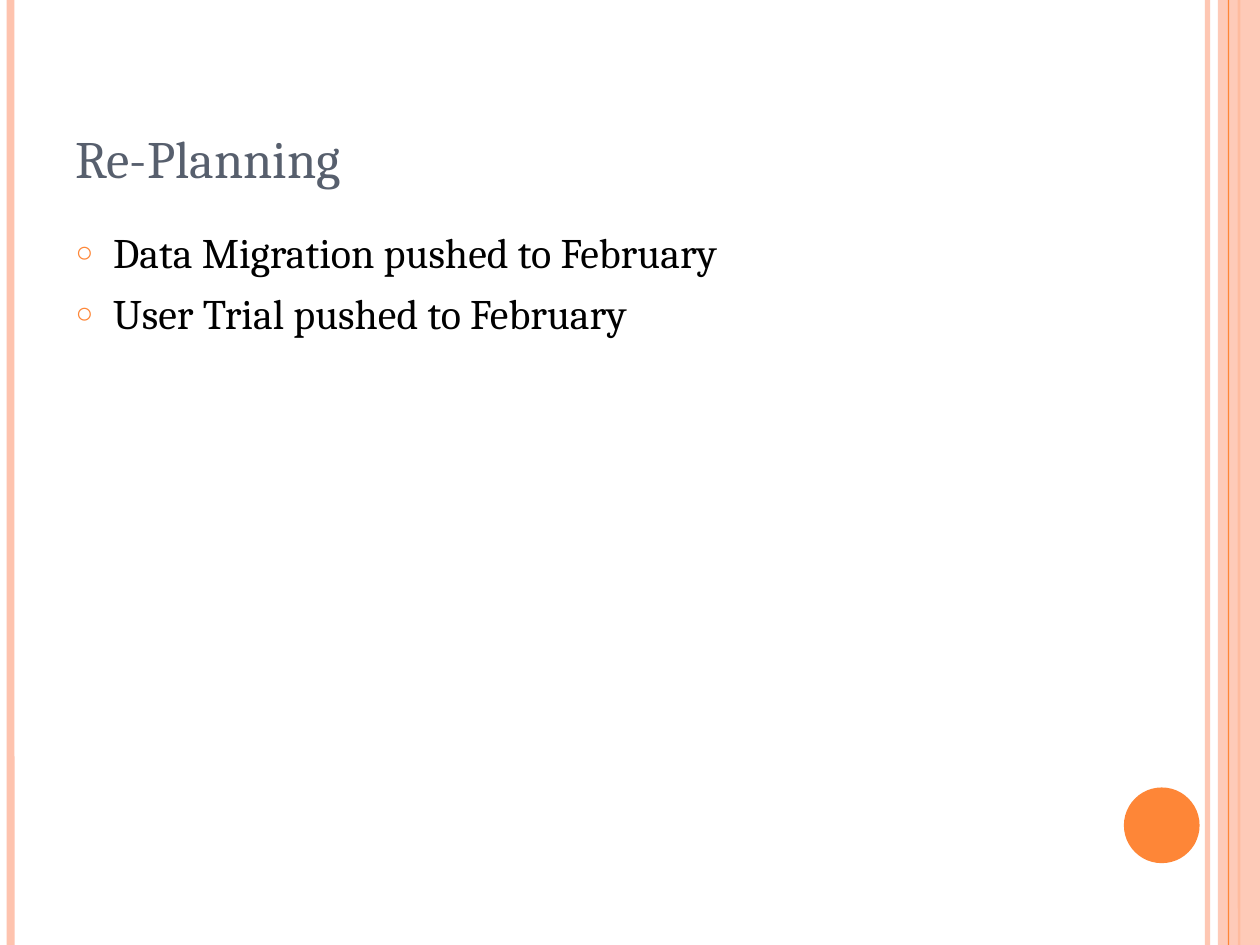
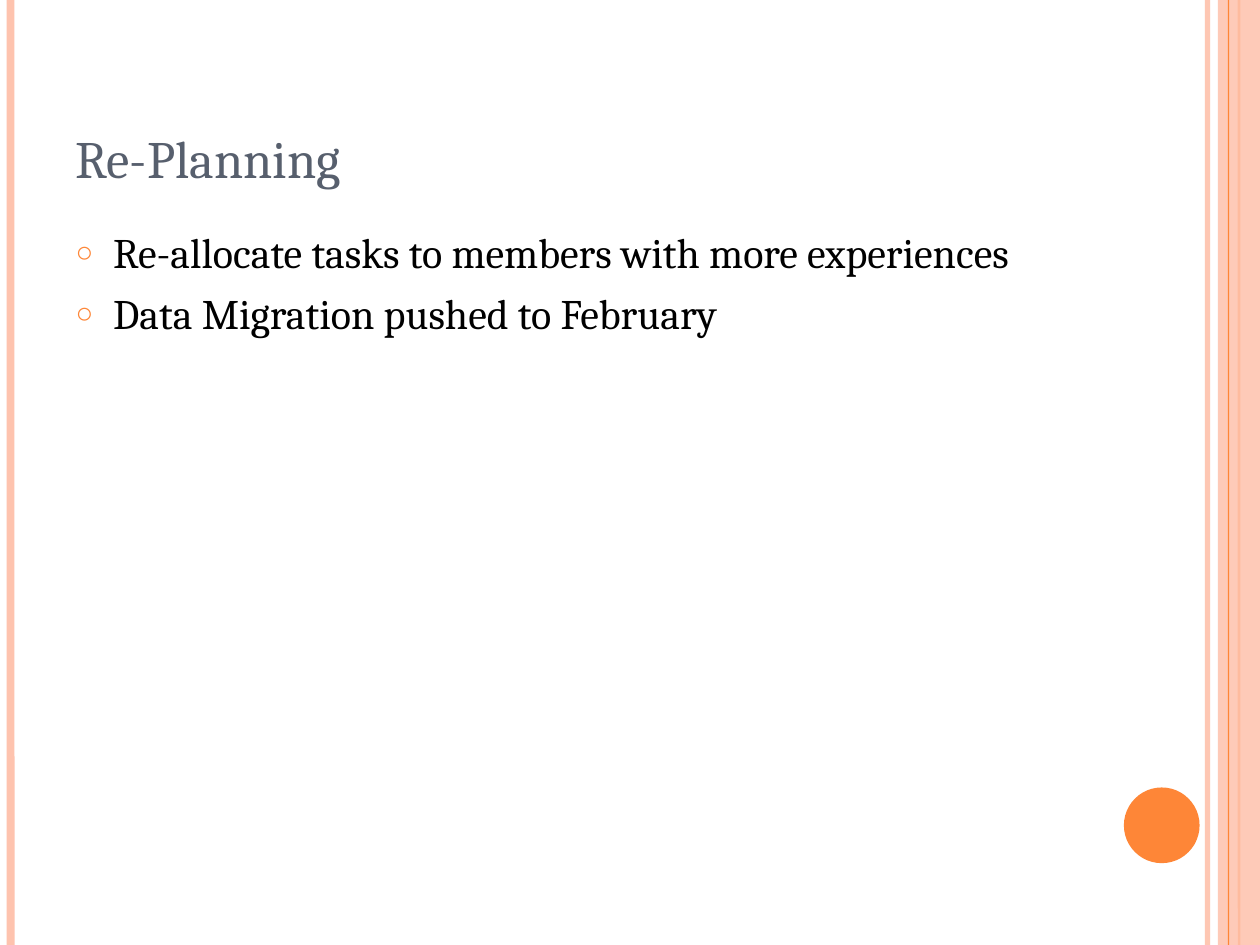
Before and after one commit to rankorth/cylinders-orders-management-system, a slide deck: slide 13 of Documentation/Management/Communications/Internal Correspondence/MTech Presentation [14 Jan 2012] (Ba Tien) v0.1.ppt. Drawn at 1260x945 pixels with LibreOffice and Linux fonts; fonts in the diff are those of the drawing. Boxes give left, top, right and bottom in pixels: in the first picture for what was removed or moved away, otherwise in the second. Text is boxed around its words. In the diff, an @@ line names an element or a change of style, - is before the commit and + after.

```diff
--- a/Documentation/Management/Communications/Internal Correspondence/MTech Presentation [14 Jan 2012] (Ba Tien) v0.1.ppt
+++ b/Documentation/Management/Communications/Internal Correspondence/MTech Presentation [14 Jan 2012] (Ba Tien) v0.1.ppt
@@ text at bbox=[113, 238, 1009, 277]: paragraph added @@
+○ Re-allocate tasks to members with more experiences
@@ text at bbox=[113, 299, 626, 338]: paragraph removed @@
-○ User Trial pushed to February
```
Also in this commit, not shown: 6 other slides changed.
